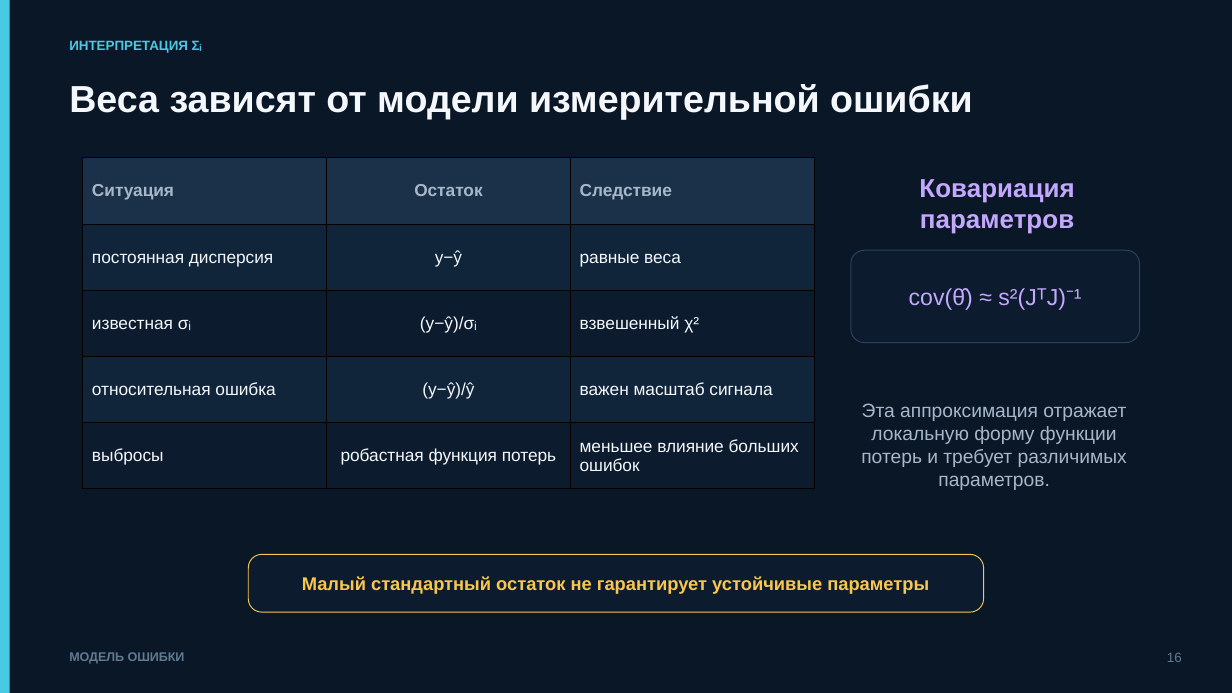
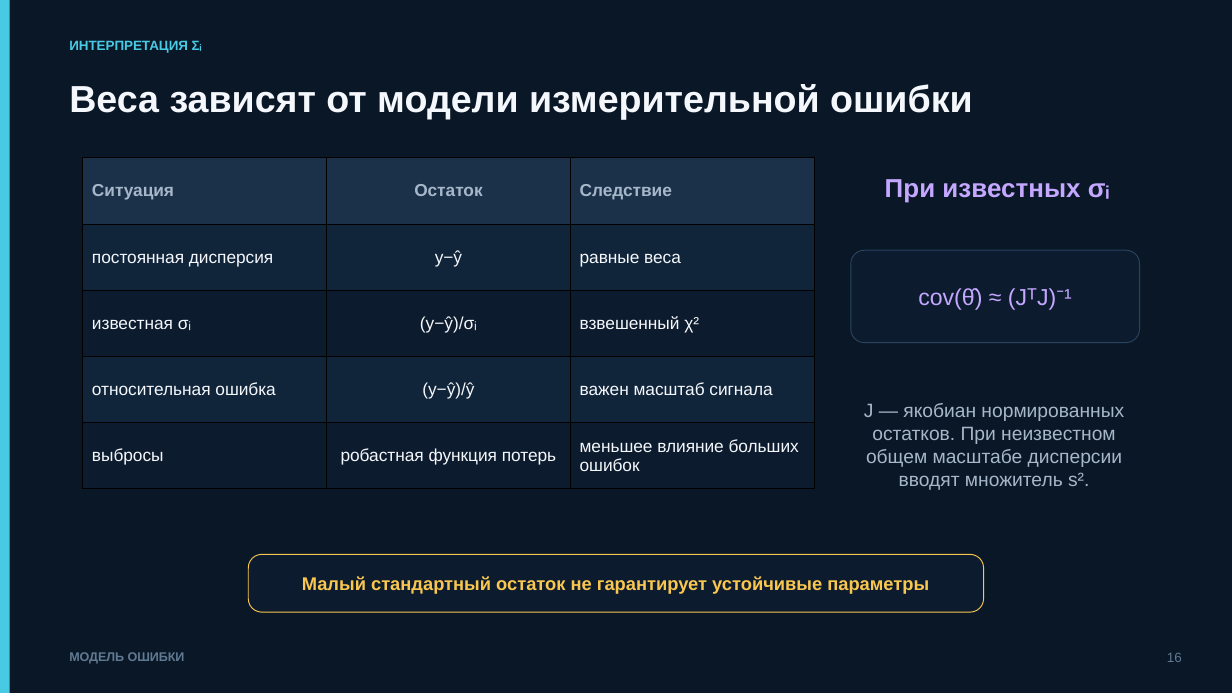
Before and after one commit to ashrpv/computer_science_in_nanoscience, a slide deck: slide 16 of slides/10-scientific_and_stochastic_modeling.pptx. Drawn at 1232x693 pixels with LibreOffice and Linux fonts; fonts in the diff are those of the drawing. Boxes give left, top, right and bottom in pixels: in the first picture for what was removed or moved away, otherwise in the second. Text is boxed around its words. In the diff, an @@ line names an element or a change of style, - is before the commit and + after.

```diff
--- a/slides/10-scientific_and_stochastic_modeling.pptx
+++ b/slides/10-scientific_and_stochastic_modeling.pptx
@@ text at (885,179,1109,203): text changed @@
-Ковариация параметров
+При известных σᵢ
@@ text at (918,288,1072,310): text changed @@
-cov(θ̂) ≈ s²(JᵀJ)⁻¹
+cov(θ̂) ≈ (JᵀJ)⁻¹
@@ text at (864,403,1124,490): text changed @@
-Эта аппроксимация отражает локальную форму функции потерь и требует различимых параметров.
+J — якобиан нормированных остатков. При неизвестном общем масштабе дисперсии вводят множитель s².
```
Also in this commit, not shown: 20 other slides changed, 24 other files.
